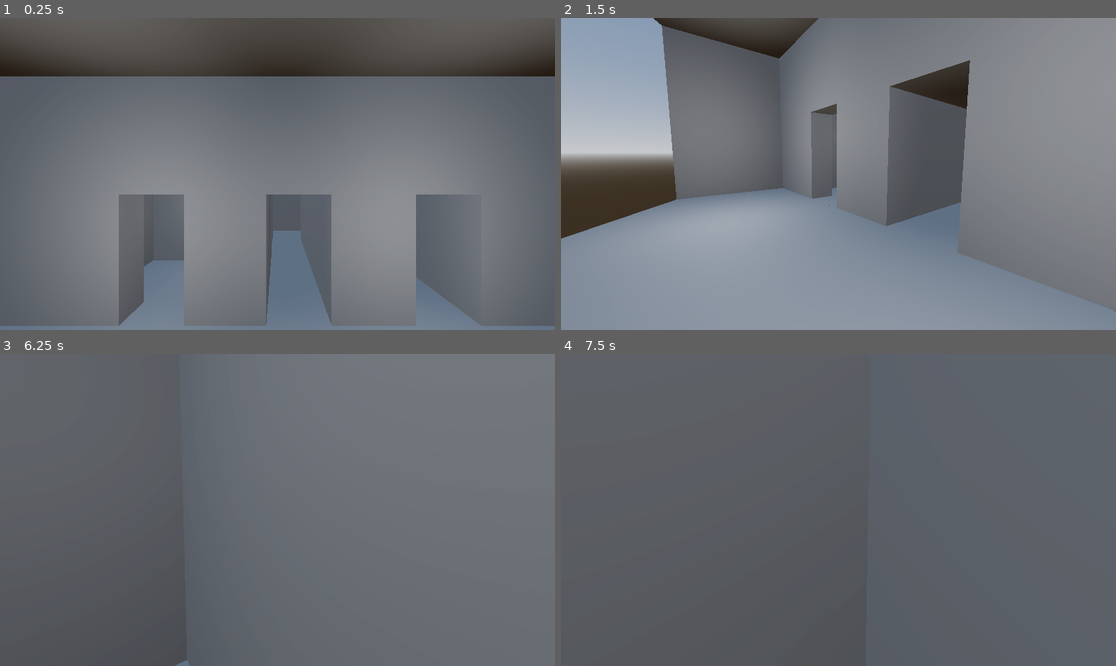
Above: before the commit, frames 1-4 (two rows, left to right).
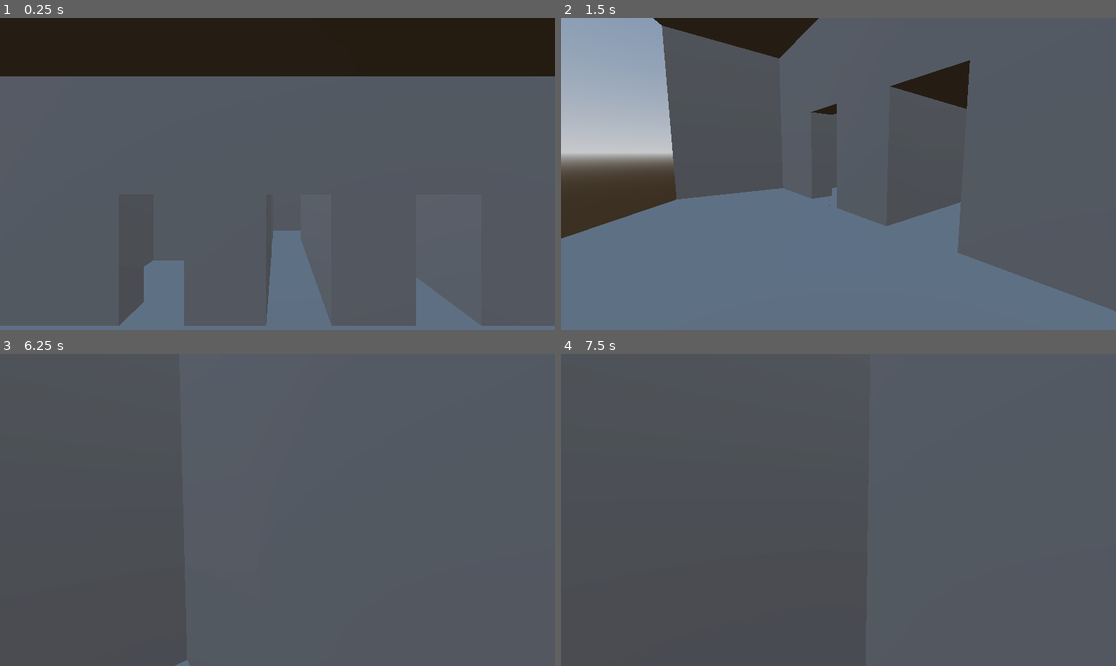
Above: after the commit, the same moments.

Repository: vanjac/short-fuse
Game: Godot game, scene res://MainScene.tscn
The game is run twice, just before and just after one commit, with the same random seed, the same clock (stepped at 60 frames per second) and the same inputs.
Inputs (mouse positions are in pixels of both pictures, inside the frame that each line leads up to):
- Up to frame 1 (0.25 s): no input
- Up to frame 2 (1.5 s): move the mouse to (960, 158) at 0.52 s; hold D (right) 0.53-1.28 s; hold Ctrl (sprint) 0.53-1.28 s; click (960, 158) at 0.67 s; move the mouse to (810, 174) at 1.27 s; hold W (forward) from 1.28 s (still down); tap Ctrl (sprint) at 1.35 s
- Up to frame 3 (6.25 s): move the mouse to (288, 503) at 2.02 s; hold Ctrl (sprint) 2.03-2.78 s; tap Enter at 2.75, 4.25, 5.75 s; move the mouse to (271, 516) at 2.77 s; tap Ctrl (sprint) at 2.85, 4.35, 5.85 s; tap Space at 3.5, 5 s; move the mouse to (316, 513) at 3.52 s; hold Ctrl (sprint) 3.53-4.28 s; move the mouse to (233, 506) at 4.27 s; move the mouse to (283, 510) at 5.02 s; hold Ctrl (sprint) 5.03-5.78 s; move the mouse to (255, 503) at 5.77 s; release W (forward) at 5.78 s; hold D (right) from 5.78 s (still down)
- Up to frame 4 (7.5 s): move the mouse to (866, 510) at 6.52 s; release D (right) at 6.53 s; hold Ctrl (sprint) 6.53-7.28 s; hold W (forward) from 6.53 s (still down); tap Space at 7.25 s; move the mouse to (810, 510) at 7.27 s; tap Ctrl (sprint) at 7.35 s

The runs differ from the first frame. In frame 1, 55% of the frame differs, in the area x 0-100%, y 0-100%; in frame 2, 69%; in frame 3, 28%; in frame 4, less than 0.1%.

Commit message:
placeholder models

Diff:
--- /dev/null
+++ b/Oxygen.tscn
@@ -0,0 +1,38 @@
+[gd_scene load_steps=4 format=3 uid="uid://tgcrxmspve6g"]
+
+[sub_resource type="CylinderMesh" id="CylinderMesh_tfjsg"]
+
+[sub_resource type="BoxMesh" id="BoxMesh_ts7v3"]
+
+[sub_resource type="SphereMesh" id="SphereMesh_xwyhs"]
+
+[node name="Oxygen" type="Node3D"]
+
+[node name="MeshInstance3D2" type="MeshInstance3D" parent="."]
+transform = Transform3D(0.61276, 0, 0, 0, 1.60203, 0, 0, 0, 0.49933, 0, 1.57502, 0)
+mesh = SubResource("CylinderMesh_tfjsg")
+skeleton = NodePath("../MeshInstance3D")
+
+[node name="MeshInstance3D" type="MeshInstance3D" parent="."]
+transform = Transform3D(3.33107, 0, 0, 0, 0.346886, 0, 0, 0, 3.33107, 0, 0, 0)
+mesh = SubResource("BoxMesh_ts7v3")
+
+[node name="MeshInstance3D3" type="MeshInstance3D" parent="."]
+transform = Transform3D(1.55989, 0, 0, 0, 1.55989, 0, 0, 0, 1.55989, 0.275025, 2.6676, 0.00649166)
+mesh = SubResource("SphereMesh_xwyhs")
+
+[node name="MeshInstance3D4" type="MeshInstance3D" parent="."]
+transform = Transform3D(1.55989, 0, 0, 0, 1.55989, 0, 0, 0, 1.55989, -0.547936, 2.33257, 0.213191)
+mesh = SubResource("SphereMesh_xwyhs")
+
+[node name="MeshInstance3D5" type="MeshInstance3D" parent="."]
+transform = Transform3D(1.55989, 0, 0, 0, 1.55989, 0, 0, 0, 1.55989, 0.246455, 2.26691, 0.449287)
+mesh = SubResource("SphereMesh_xwyhs")
+
+[node name="MeshInstance3D6" type="MeshInstance3D" parent="."]
+transform = Transform3D(1.55989, 0, 0, 0, 1.55989, 0, 0, 0, 1.55989, 0.752136, 2.07043, -0.415485)
+mesh = SubResource("SphereMesh_xwyhs")
+
+[node name="MeshInstance3D7" type="MeshInstance3D" parent="."]
+transform = Transform3D(1.55989, 0, 0, 0, 1.55989, 0, 0, 0, 1.55989, -0.313441, 2.12466, -0.6223)
+mesh = SubResource("SphereMesh_xwyhs")
--- /dev/null
+++ b/Reactor.tscn
@@ -0,0 +1,30 @@
+[gd_scene load_steps=3 format=3 uid="uid://d1eo6i6pvonfi"]
+
+[sub_resource type="CapsuleMesh" id="CapsuleMesh_qfwje"]
+
+[sub_resource type="CylinderMesh" id="CylinderMesh_hy4uj"]
+
+[node name="Reactor" type="Node3D"]
+
+[node name="StaticBody3D" type="StaticBody3D" parent="."]
+
+[node name="MeshInstance3D" type="MeshInstance3D" parent="StaticBody3D"]
+mesh = SubResource("CapsuleMesh_qfwje")
+
+[node name="MeshInstance3D2" type="MeshInstance3D" parent="StaticBody3D/MeshInstance3D"]
+transform = Transform3D(0.359755, 0, 0, 0, 0.874646, 0, 0, 0, 0.359755, 0, 1.25668, 0)
+mesh = SubResource("CylinderMesh_hy4uj")
+skeleton = NodePath("../..")
+
+[node name="MeshInstance3D3" type="MeshInstance3D" parent="StaticBody3D"]
+transform = Transform3D(1, 0, 0, 0, 1, 0, 0, 0, 1, 1, 0, 0)
+mesh = SubResource("CapsuleMesh_qfwje")
+
+[node name="MeshInstance3D4" type="MeshInstance3D" parent="StaticBody3D/MeshInstance3D3"]
+transform = Transform3D(0.359755, 0, 0, 0, 0.874646, 0, 0, 0, 0.359755, 0, 1.25668, 0)
+mesh = SubResource("CylinderMesh_hy4uj")
+skeleton = NodePath("../..")
+
+[node name="MeshInstance3D5" type="MeshInstance3D" parent="StaticBody3D"]
+transform = Transform3D(-8.46013e-08, 1.93545, -8.46013e-08, 0, -8.46013e-08, -1.93545, -1.93545, -8.46013e-08, 3.69804e-15, -0.19388, -0.00775272, 0.955393)
+mesh = SubResource("CapsuleMesh_qfwje")
--- a/Ship.tscn
+++ b/Ship.tscn
@@ -1,6 +1,8 @@
-[gd_scene load_steps=2 format=3 uid="uid://bck8knxx8mnmc"]
+[gd_scene load_steps=4 format=3 uid="uid://bck8knxx8mnmc"]
 
 [ext_resource type="PackedScene" uid="uid://brstl0s2amqx5" path="res://ShipRooms.tscn" id="1_75j45"]
+[ext_resource type="PackedScene" uid="uid://d1eo6i6pvonfi" path="res://Reactor.tscn" id="2_4b0xy"]
+[ext_resource type="PackedScene" uid="uid://tgcrxmspve6g" path="res://Oxygen.tscn" id="3_gjl82"]
 
 [node name="Ship" type="CSGCombiner3D"]
 transform = Transform3D(1, 0, 0, 0, 1, 0, 0, 0, 1, -1.74773, 2.91088, -1.60419)
@@ -23,6 +25,7 @@
 transform = Transform3D(1, 0, 0, 0, 2.71308, 0, 0, 0, 1, -3.03222, 12.3307, -24.0084)
 
 [node name="Lights" type="Node3D" parent="."]
+visible = false
 
 [node name="OmniLight3D" type="OmniLight3D" parent="Lights"]
 transform = Transform3D(1, 0, 0, 0, 1, 0, 0, 0, 1, -11.8458, 13.0971, -22.1207)
@@ -59,3 +62,9 @@
 transform = Transform3D(1, 0, 0, 0, 1, 0, 0, 0, 1, -6.23099, 13.0971, -20.1497)
 light_energy = 0.195
 omni_range = 3.346
+
+[node name="Reactor" parent="." instance=ExtResource("2_4b0xy")]
+transform = Transform3D(-4.37114e-08, 0, 1, 0, 1, 0, -1, 0, -4.37114e-08, 11.5456, 11.736, -26.183)
+
+[node name="Oxygen" parent="." instance=ExtResource("3_gjl82")]
+transform = Transform3D(1, 0, 0, 0, 1, 0, 0, 0, 1, 1.50387, 10.9741, -24.399)
--- a/project.godot
+++ b/project.godot
@@ -43,3 +43,7 @@
 , Object(InputEventKey,"resource_local_to_scene":false,"resource_name":"","device":-1,"window_id":0,"alt_pressed":false,"shift_pressed":false,"ctrl_pressed":false,"meta_pressed":false,"pressed":false,"keycode":0,"physical_keycode":4194325,"key_label":0,"unicode":0,"echo":false,"script":null)
 ]
 }
+
+[rendering]
+
+renderer/rendering_method="gl_compatibility"
